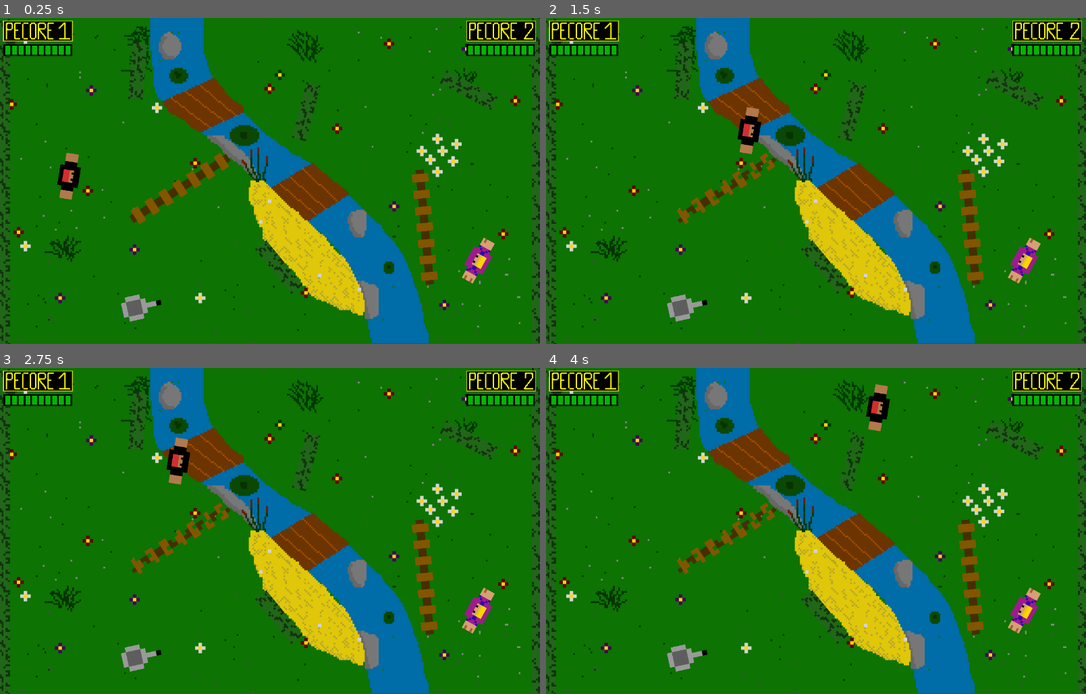
Above: before the commit, frames 1-4 (two rows, left to right).
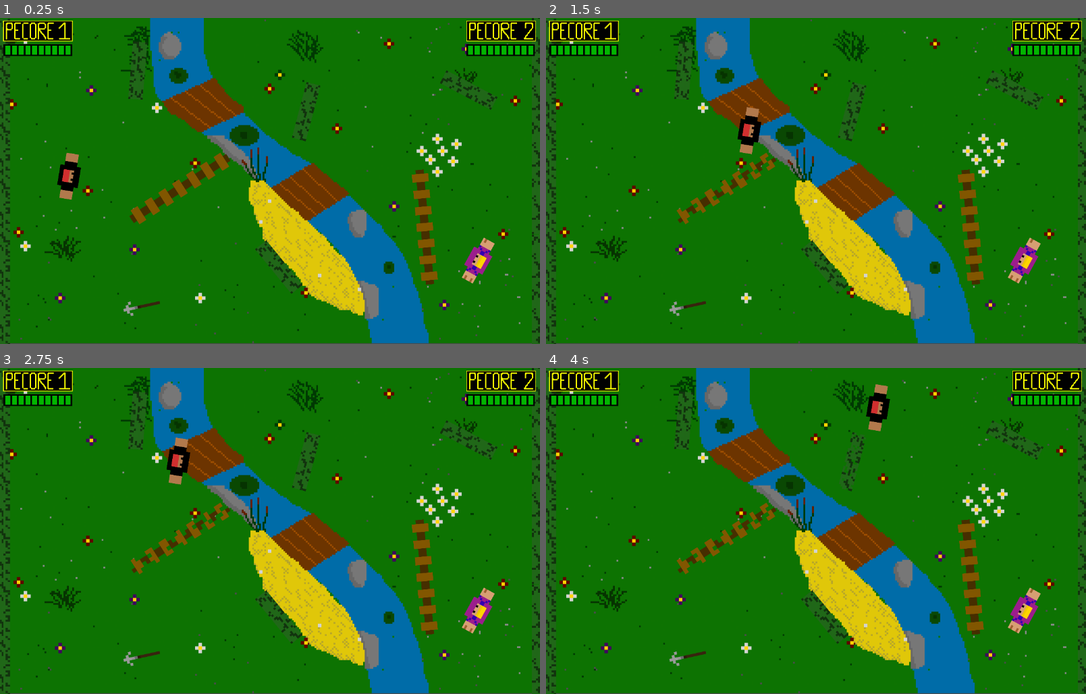
Above: after the commit, the same moments.

Repository: GuenotF/Proto_Pecore_Fight
Game: Godot game, scene res://_Scenes/Map.tscn
Two runs of this game, one before a commit and one after it. Both use one fixed random seed, a clock stepped at 60 frames per second and the inputs below. Sound files missing from this copy of the repository are replaced by a short silence.
Inputs (mouse positions are in pixels of both pictures, inside the frame that each line leads up to):
- Up to frame 1 (0.25 s): no input
- Up to frame 2 (1.5 s): tap Enter at 0.5 s; move the mouse to (934, 164) at 0.52 s; hold D (move_right) from 0.53 s (still down); click (934, 164) at 0.6 s; tap Z (move_up) at 0.77 s; move the mouse to (708, 197) at 1.27 s; click (708, 197) at 1.35 s
- Up to frame 3 (2.75 s): tap Z (move_up) at 1.52 s; move the mouse to (324, 459) at 2.02 s; release D (move_right) at 2.03 s; hold Q (move_left) from 2.03 s (still down); click (324, 459) at 2.1 s
- Up to frame 4 (4 s): move the mouse to (789, 596) at 2.77 s; release Q (move_left) at 2.78 s; hold D (move_right) from 2.78 s (still down); click (789, 596) at 2.85 s; tap Z (move_up) at 3.02, 3.77 s; move the mouse to (978, 579) at 3.52 s; click (978, 579) at 3.6 s

The runs differ from the first frame. In frame 1, 0.3% of the frame differs, in the area x 22-30%, y 84-94%; in frame 2, 0.3%; in frame 3, 0.3%; in frame 4, 0.3%.

Commit message:
add grabbed weapon sprite when grabbed

Diff:
--- a/Scripts/Map.gd
+++ b/Scripts/Map.gd
@@ -14,7 +14,7 @@
 # Called when the node enters the scene tree for the first time.
 func _ready():
 	#yield(get_tree().create_timer(rand_range(3, 6)), "timeout")
-	spawn_weapon($Spawn_Weapon1, pan)
+	spawn_weapon($Spawn_Weapon1, weapon)
 	yield(get_tree().create_timer(rand_range(5, 8)), "timeout")
 	spawn_weapon($Spawn_Weapon2, weapon)
 	yield(get_tree().create_timer(rand_range(7, 10)), "timeout")
--- a/Scripts/Player.gd
+++ b/Scripts/Player.gd
@@ -30,8 +30,6 @@
 	screen_size = get_viewport_rect().size
 
 func _physics_process(_delta):
-	#addSprite()
-
 	var velocity = movedir * speed
 	velocity = move_and_slide(velocity)
 
--- a/Scripts/Players/Player1.gd
+++ b/Scripts/Players/Player1.gd
@@ -4,7 +4,6 @@
 var s_weapon #= preload("res://_Scenes/Weapons/Special_Weapons/Spe_Spike.tscn")
 
 func _ready():
-
 	pass
 
 func _process(delta):
--- a/Scripts/Weapons/Special_Weapons.gd
+++ b/Scripts/Weapons/Special_Weapons.gd
@@ -19,7 +19,7 @@
 			player = body
 			player.s_weapon = load("res://_Scenes/Weapons/Special_Weapons/" + self.get_name() + ".tscn")
 			player.have_spe = true
-			player.grabbed_weapon.set_texture($Sprite)
+			player.grabbed_weapon.set_texture($Sprite.texture)
 			queue_free()
 	else:
 		if body.is_in_group("walls"):
--- a/_Scenes/Map.tscn
+++ b/_Scenes/Map.tscn
@@ -171,7 +171,6 @@
 
 [node name="Spawn_Weapon1" type="Position2D" parent="."]
 position = Vector2( 327.721, 667.035 )
-z_index = -1
 z_as_relative = false
 
 [node name="Spawn_Weapon2" type="Position2D" parent="."]
--- a/_Scenes/Players/Player2.tscn
+++ b/_Scenes/Players/Player2.tscn
@@ -17,9 +17,9 @@
 script = ExtResource( 3 )
 fire_rate = 0.3
 
-[node name="AnimatedSprite" parent="." index="2"]
+[node name="AnimatedSprite" parent="." index="3"]
 frames = SubResource( 1 )
 animation = "default"
 
-[node name="hit_sound" parent="." index="4"]
+[node name="hit_sound" parent="." index="5"]
 stream = ExtResource( 4 )
